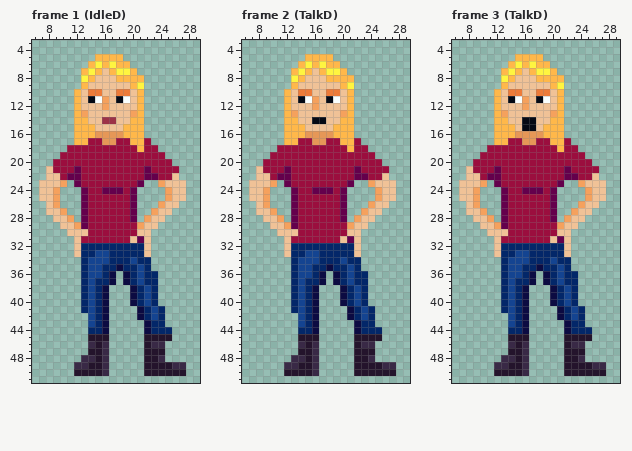
Pixel-art file: game-templates/9-verb/assets/images/characters/penny/penny.aseprite. That is the earlier state.
36x55 pixels, 9 frames. Shown: frame 1 (IdleD): x 6..29, y 3..51; frame 2 (TalkD): x 6..29, y 3..51; frame 3 (TalkD): x 6..29, y 3..51. The commit also changed other frames, which this record leaves out.
After:
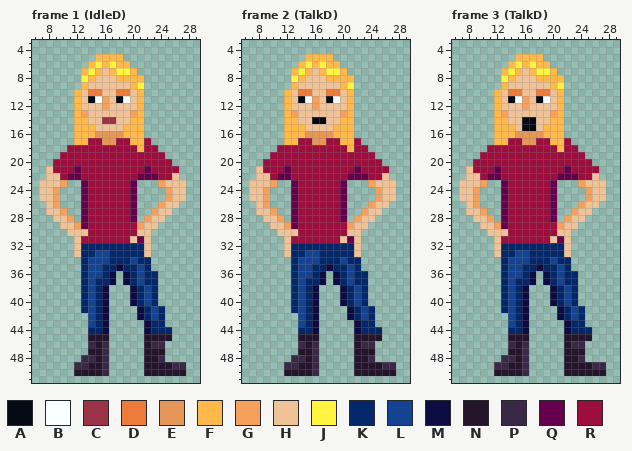
Palette (. is transparent): A #050914  B #faffff  C #9c3247  D #ed7b39  E #e69757  F #ffb84a  G #f5a15d  H #f0c297  J #fff540  K #032769  L #144491  M #0c0b42  N #24142c  P #392946  Q #64004c  R #9b0e3e
From old to new:
layer "Down" removed
Frame 1 (IdleD):
y 22: x 21 R -> Q
y 23: x 12..13 QR -> .Q; x 20..21 RQ -> Q.
y 24: x 16..18 QQQ -> RRR
Frame 2 (TalkD): the same change as frame 1 (IdleD)
Frame 3 (TalkD): the same change as frame 1 (IdleD)
Changed places in both pictures, as pixel boxes (x1, y1, x2, y2):
changed: (74, 173, 144, 194)
changed: (284, 173, 354, 194)
changed: (494, 173, 564, 194)
